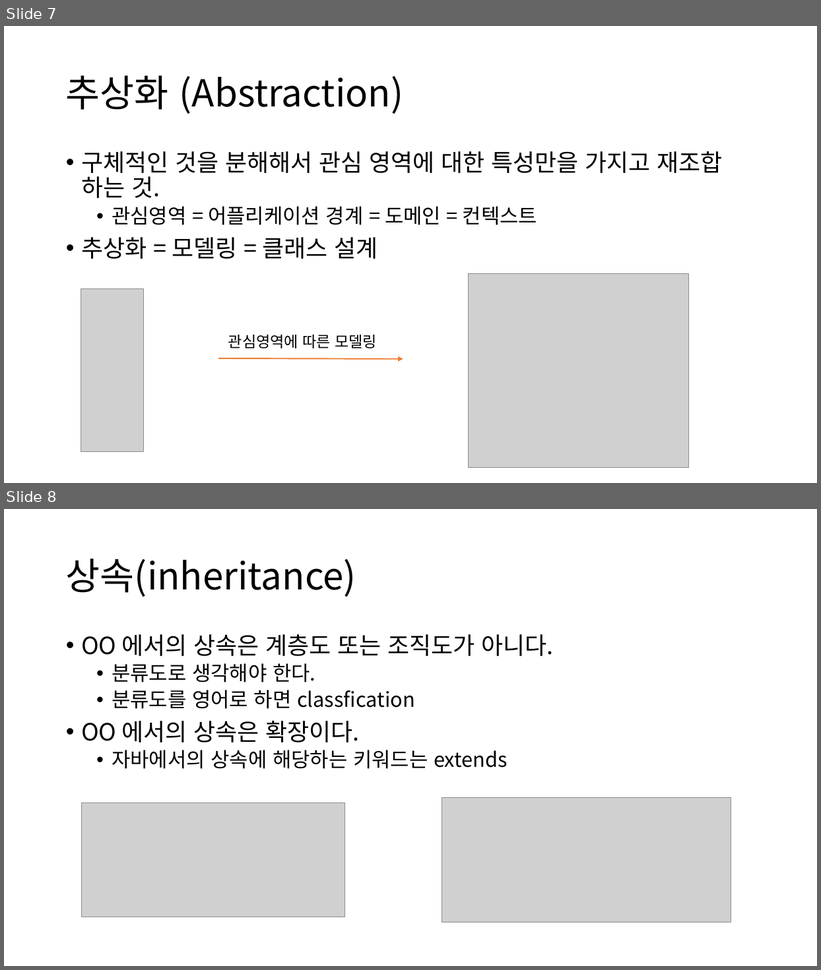
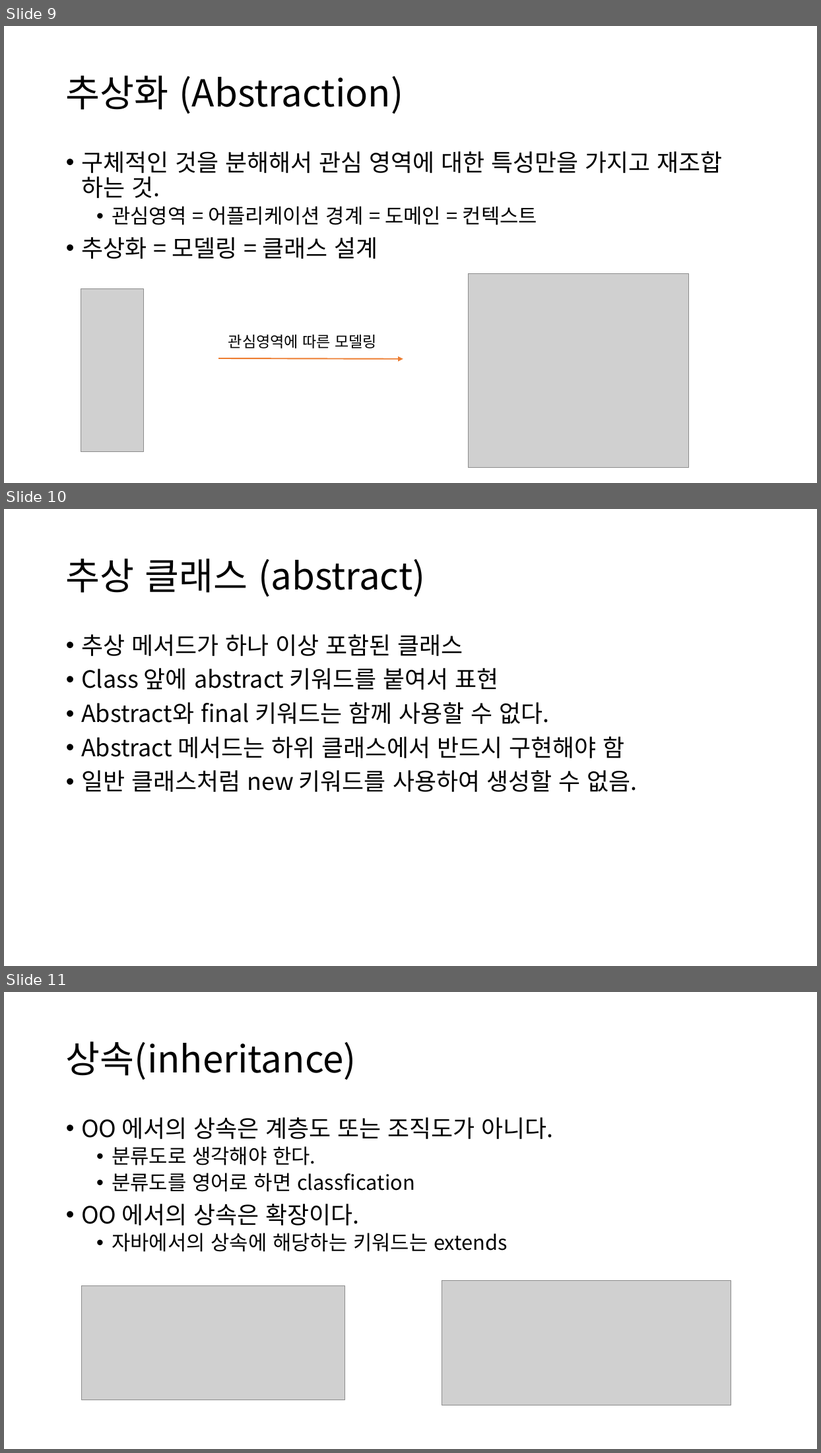
Before and after one commit to YonghoChoi/develop-note, a slide deck: ppt/객체지향 기본.pptx. Shown one above the other, each under a label of ours: slides 7 and 8 before the commit, slides 9, 10 and 11 after it. The pictures are 821x970 and 821x1453 pixels, drawn with LibreOffice and Linux fonts; fonts in the diff are those of the drawing; grey boxes stand for pictures. Boxes give left, top, right and bottom in pixels: in the first picture for what was removed or moved away, otherwise in the second. Text is boxed around its words. In the diff, an @@ line names an element or a change of style, - is before the commit and + after.

```diff
--- a/ppt/객체지향 기본.pptx
+++ b/ppt/객체지향 기본.pptx
@@ slide 10 added at (4,509,817,966), background #FFFFFF @@
@@ title added at (66,559,426,597), 44 pt, text #000000 @@
+추상 클래스 (abstract)
@@ text added at (81,634,637,792), 28 pt, text #000000 @@
+• 추상 메서드가 하나 이상 포함된 클래스
+• Class 앞에 abstract 키워드를 붙여서 표현
+• Abstract와 final 키워드는 함께 사용할 수 없다.
+• Abstract 메서드는 하위 클래스에서 반드시 구현해야 함
+• 일반 클래스처럼 new 키워드를 사용하여 생성할 수 없음.
@@ what was slide 7 is now slide 9 @@
@@ what was slide 8 is now slide 11 @@
```
Also in this commit, not shown: 6 other slides added, 3 other files.
